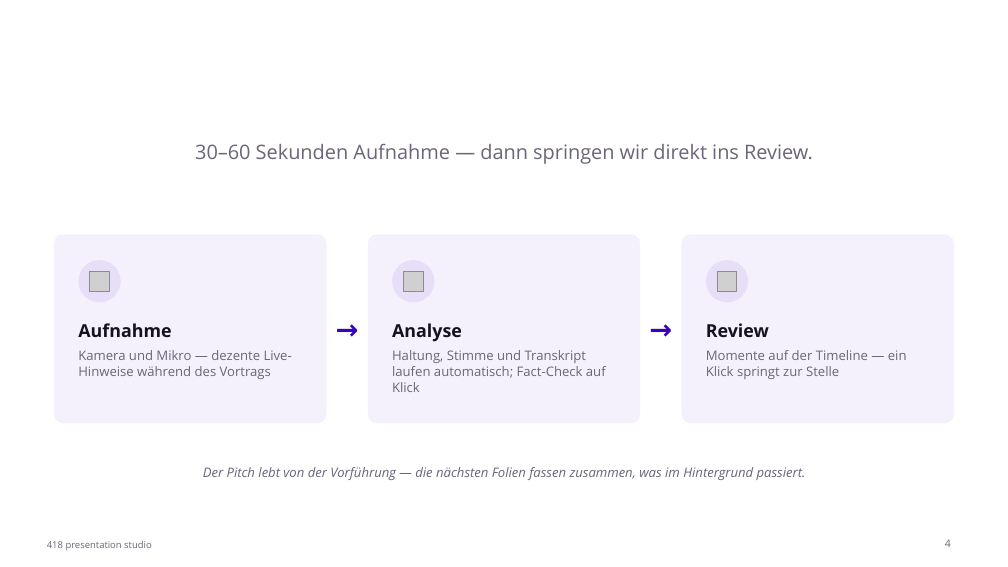
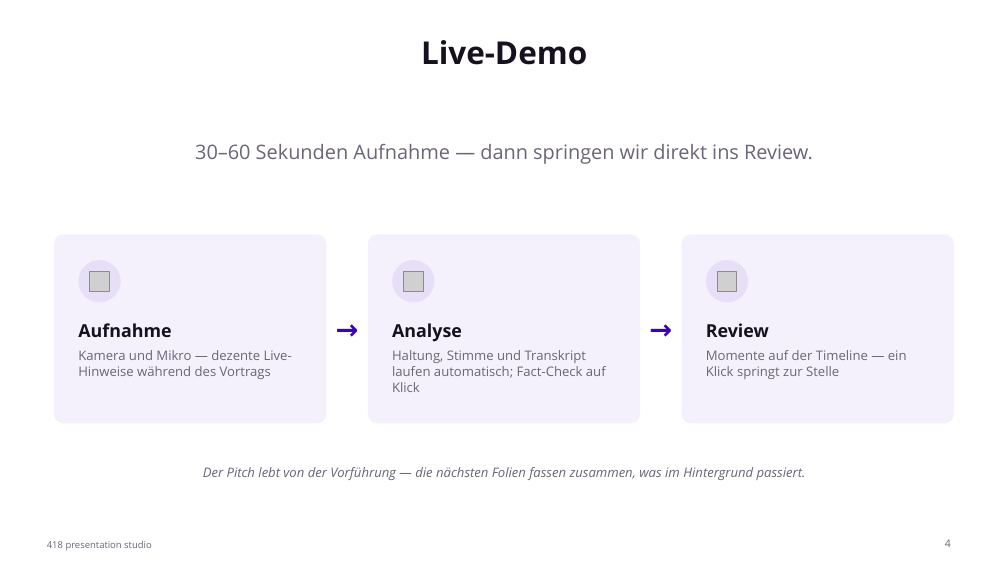
Before and after one commit to johannes3502/hackathon-fulda, a slide deck: slide 4 of pitch/PitchPractice-Pitch.pptx. Drawn at 1008x567 pixels with LibreOffice and Linux fonts; fonts in the diff are those of the drawing; grey boxes stand for pictures. Boxes give left, top, right and bottom in pixels: in the first picture for what was removed or moved away, otherwise in the second. Text is boxed around its words. In the diff, an @@ line names an element or a change of style, - is before the commit and + after.

```diff
--- a/pitch/PitchPractice-Pitch.pptx
+++ b/pitch/PitchPractice-Pitch.pptx
@@ title added at (421,40,587,65), 30 pt, text #17111F, bold @@
+Live-Demo
```
Also in this commit, not shown: 9 other slides changed, 13 other files.
